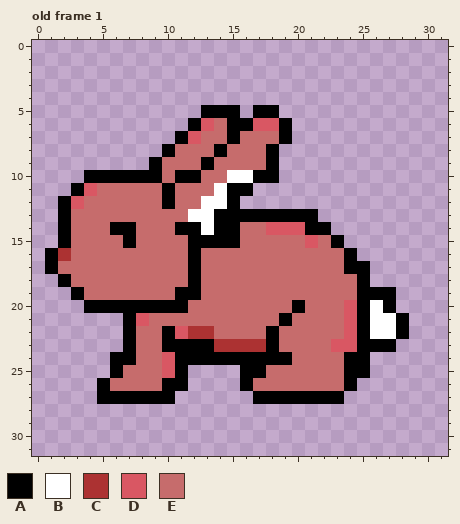
Pixel-art file -- Assets/ArtStuff/Animals/Bunni/BunAdult.aseprite. The picture above was drawn from the file before the commit.
32x32 pixels, 1 frame. Shown: old frame 1. The commit also changed other frames, which this record leaves out.
Palette (. is transparent): A #000000  B #ffffff  C #ac3232  D #d95763  E #c66c6c
Pixels before, old frame 1, first column x 1:
 5 ............AAA.AA..........
 6 ...........ADEAADDA.........
 7 ..........ADEEAEEEA.........
 8 .........AEEEAEEEA..........
 9 ........AEEEAEEEEA..........
10 ...AAAAAAEAAEEBBAA..........
11 ..ADEEEEEAEEEBAA............
12 .ADEEEEEEAEEBBA.............
13 .AEEEEEEEEEBBAAAAAAAA.......
14 .AEEEAAEEEAABAAEEDDDAA......
15 .AEEEEAEEEEAAAAEEEEEDEA.....
16 ACEEEEEEEEEAEEEEEEEEEEEA....
17 AEEEEEEEEEEAEEEEEEEEEEEAA...
18 .AEEEEEEEEEAEEEEEEEEEEEEA...
19 ..AEEEEEEEAAEEEEEEEEEEEEAAA.
20 ...AAAAAAAAEEEEEEEEAEEEDABA.
21 ......ADEEEEEEEEEEAEEEEDABBA
22 ......AEEADCCEEEEAEEEEEDABBA
23 ......AEEAAAACCCCAEEEEDDAAA.
24 .....AAEEDAAAAAAAAAEEEEAA...
25 .....AEEEDA....AAEEEEEEAA...
26 ....AEEEEAA....AEEEEEEEA....
27 ....AAAAAA......AAAAAAA.....
Now the later version:
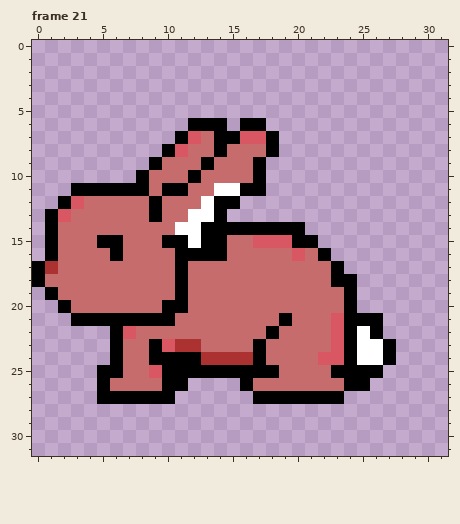
A new or re-ordered frame is compared with the old frame closest to it.
Change:
frames 1 -> 30
Changed rows in their new state; - is an unchanged pixel.
Frame 21 is new; against old frame 1, layer "Adult":
first column x 0:
 5 -------------...-..----------
 6 -------------AA.-A..---------
 7 --------------A-DDA.---------
 8 -----------D-----------------
 9 -----------------A.----------
10 ----....-E-E---EE-.----------
11 ----AAAAA--A---B-A-----------
12 ---------AE---A--------------
13 -AD------A-----.......-------
14 -AE---EE---BBA--AAAAA..------
15 -AE--AAE--AAB--E-DDDAA..-----
16 --E---A----A-AA-----D-A..----
17 AC---------AE----------A..---
18 AEE--------AE----------AA.---
19 -AEE--------E-----------A...-
20 --AEEEEEEE----------E---A...-
21 ---AAAA-AAA------------DA-A..
22 ------AD--EEEE---------DABA..
23 ------AE-ADCCEEEEAE-----ABB--
24 -------E-AA--CCCC-EE--DD-BBA-
25 -----A---DA-AAAA--A----A--A--
26 -------------------------A---
